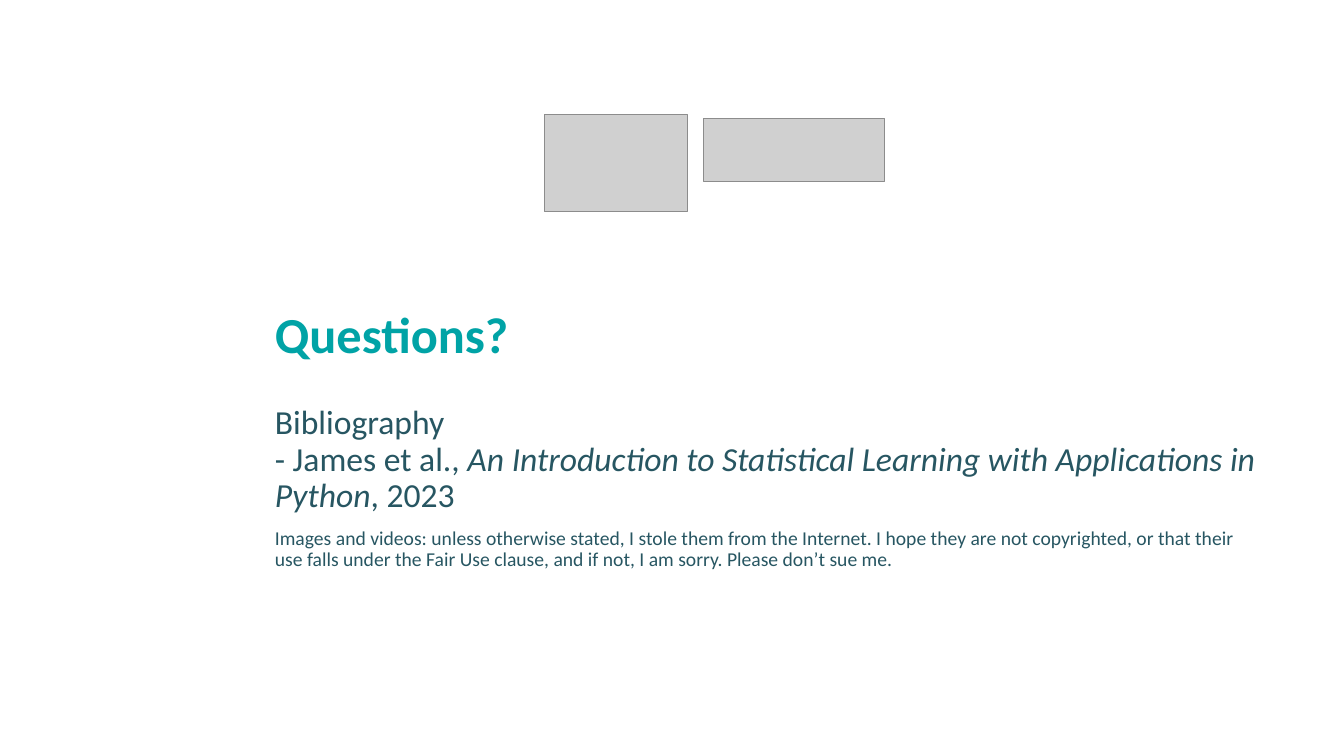
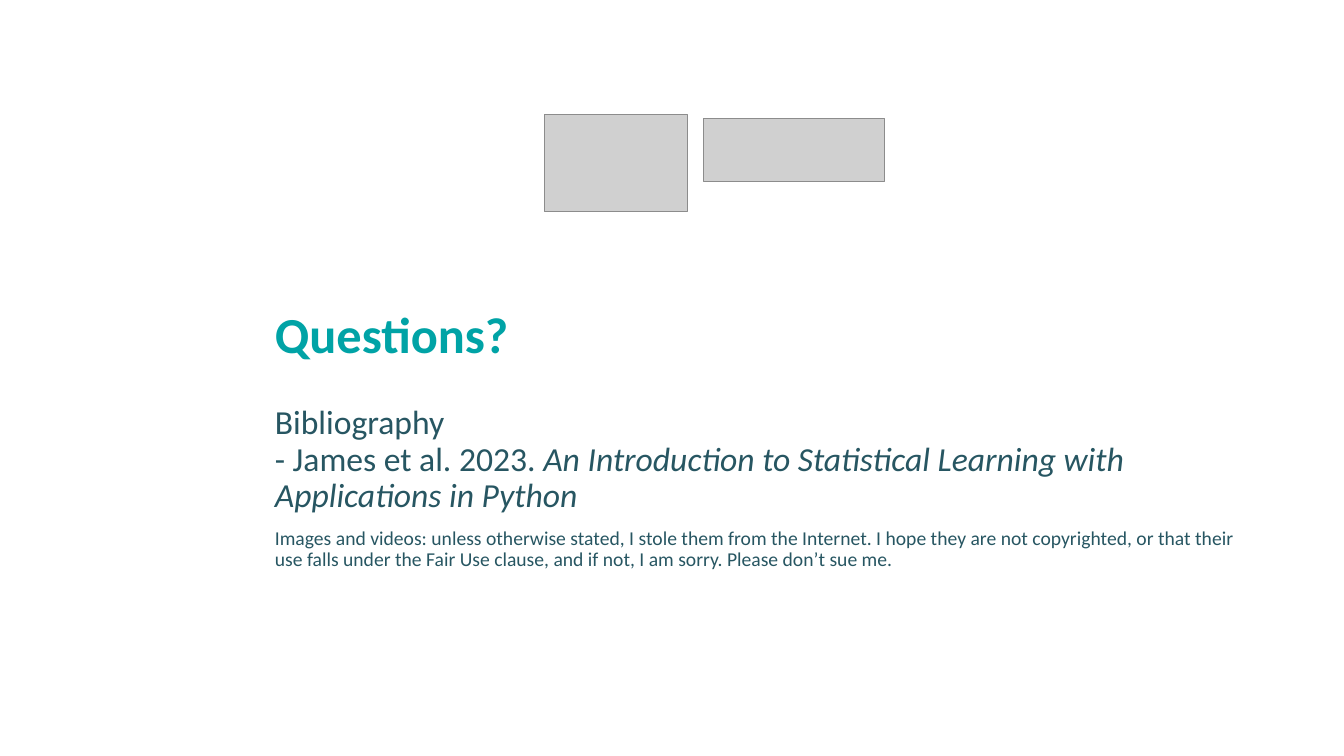
Before and after one commit to albertotonda/teaching, a slide deck: slide 64 of deep-learning-in-practice-with-pytorch/0-machine-learning.pptx. Drawn at 1344x756 pixels with LibreOffice and Linux fonts; fonts in the diff are those of the drawing; grey boxes stand for pictures; background and template pictures are left out. Boxes give left, top, right and bottom in pixels: in the first picture for what was removed or moved away, otherwise in the second. Text is boxed around its words. In the diff, an @@ line names an element or a change of style, - is before the commit and + after.

```diff
--- a/deep-learning-in-practice-with-pytorch/0-machine-learning.pptx
+++ b/deep-learning-in-practice-with-pytorch/0-machine-learning.pptx
@@ subtitle at [275,410,1124,513]: text changed @@
-Bibliography
-- James et al., An Introduction to Statistical Learning with Applications in Python, 2023
+Bibliography
+- James et al. 2023. An Introduction to Statistical Learning with Applications in Python
```
Also in this commit, not shown: 3 other files.
